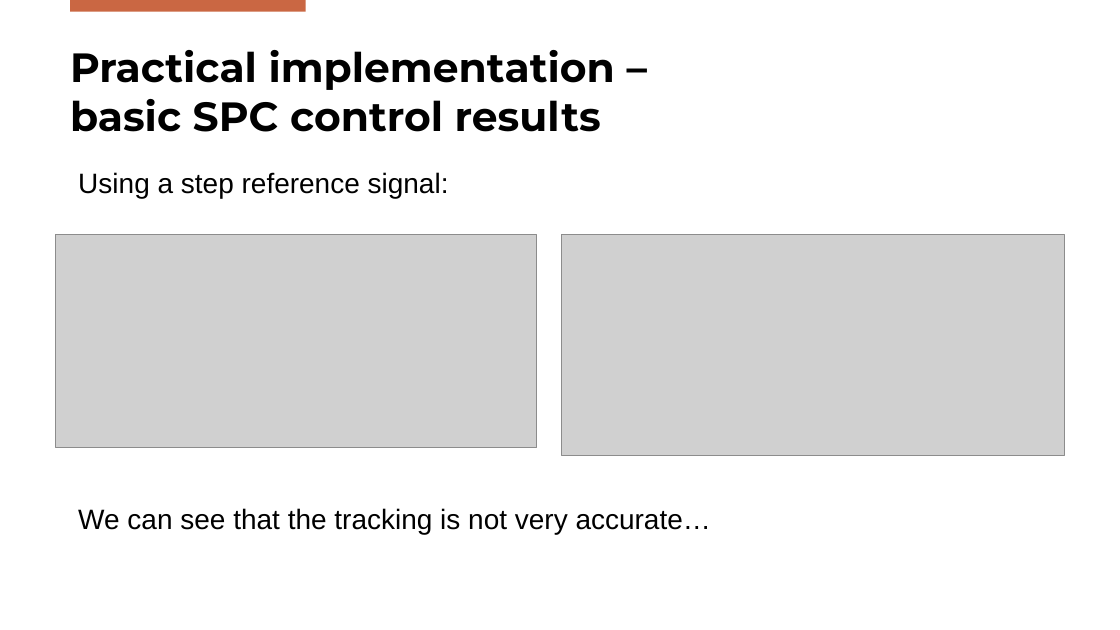
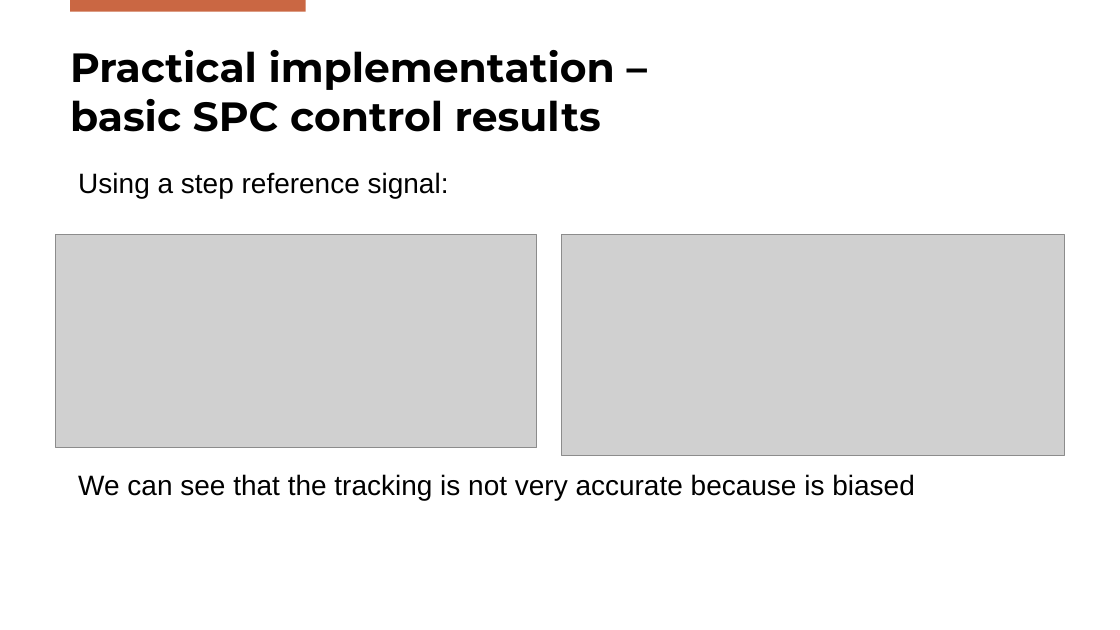
Before and after one commit to Gabriele-Mazzoleni/Progetto_ALES_aa_2025_2026, a slide deck: slide 23 of SPC_Presentation.pptx. Drawn at 1120x630 pixels with LibreOffice and Linux fonts; fonts in the diff are those of the drawing; grey boxes stand for pictures; background and template pictures are left out. Boxes give left, top, right and bottom in pixels: in the first picture for what was removed or moved away, otherwise in the second. Text is boxed around its words. In the diff, an @@ line names an element or a change of style, - is before the commit and + after.

```diff
--- a/SPC_Presentation.pptx
+++ b/SPC_Presentation.pptx
@@ text at <box>78,474,915,500</box>: text changed @@
-We can see that the tracking is not very accurate…
+We can see that the tracking is not very accurate because is biased
```
Also in this commit, not shown: 16 other slides changed, 3 slides added, 1 slide removed, 1 other file.
